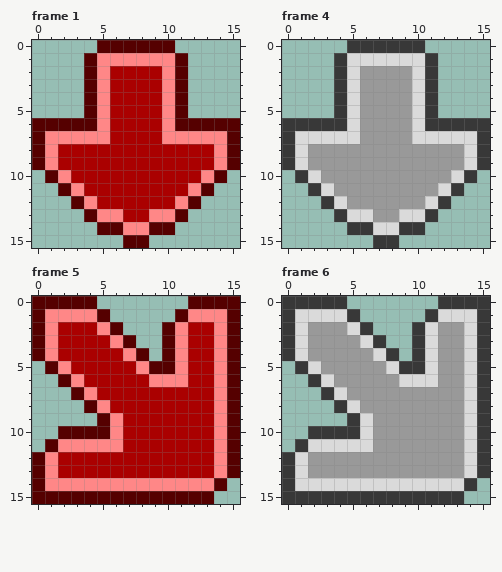
A pixel-art file gets an edit: art/arrow.aseprite. That is the earlier state.
16x16 pixels, 8 frames. Colours within 5 levels of each other are drawn and written as one. Shown: frame 1, frame 4, frame 5, frame 6. The commit also changed other frames, which this record leaves out.
Once edited:
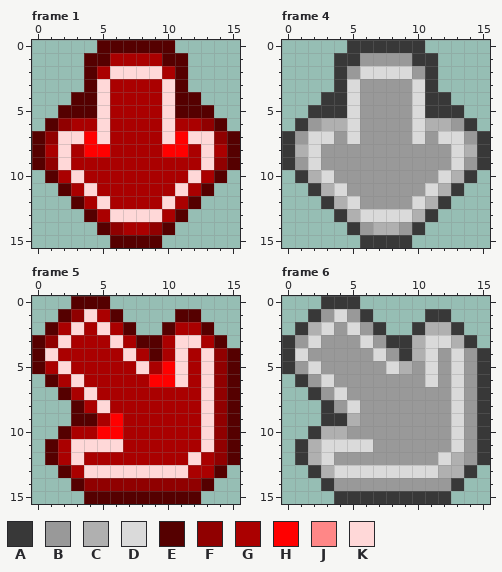
Palette (. is transparent): A #383838  B #999999  C #b0b0b0  D #dadada  E #550000  F #900000  G #aa0000  H #ff0000  J #ff8787  K #ffd8d8
Edits made:
Changed rows in their new state; - is an unchanged pixel.
Frame 1:
first column x 0:
 1 -----EGGGGE-----
 2 -----GKKKKG-----
 3 -----K----K-----
 4 ---E-K----K-E---
 5 --EE-K----K-EE--
 6 .-FGGK----KGGF-.
 7 -FKKHK----KHKKF-
 8 -GK-HH----HH-KG-
 9 -FK----------KF-
10 --GK--------KG--
11 ---GK------KG---
12 ----GK----KG----
13 -----GKKKKG-----
14 ------FGGF------
15 ------E--E------
Frame 4:
first column x 0:
 1 -----ABBBBA-----
 2 -----BDDDDB-----
 4 ---A--------A---
 5 --AA--------AA--
 6 .-BCC------CCB-.
 7 -B--B------B--B-
 8 -CD----------DC-
 9 -BD----------DB-
10 --CD--------DC--
11 ---CD------DC---
12 ----CD----DC----
13 -----C-DD-C-----
14 ------BCCB------
15 ------A--A------
Frame 5:
first column x 0:
 0 ...--E------....
 1 ..EFKGE-----E...
 2 .E-K-KGE---G-E..
 3 -FK---KGEEGKK-E.
 4 -K-----KGEGK-KF-
 5 EGK-----KGHK-KF-
 6 -EGK-----HHK-KF-
 7 --EGK--------KF-
 8 ---EGK-------KF-
 9 ---EEGH------KF-
10 ---GGHH------KF-
11 --GKKKK------KF-
12 .E-K--------K-F-
13 ..E-KKKKKKKK--E.
14 ...EFFFFFFFFFE.-
15 ....---------.--
Frame 6:
first column x 0:
 0 ...--A------....
 1 ..AB-BA-----A...
 2 .ACD--BA---CCA..
 3 -BD----BAAC-DCA.
 4 --------BAC--DB-
 5 AB-------CB--DB-
 6 -AB------BB--DB-
 7 --AB---------DB-
 8 ---AB--------DB-
 9 ---AACB------DB-
10 ---CCBB------DB-
11 --C----------DB-
12 .ACD--------DCB-
13 ..ACDDDDDDDDCCA.
14 ...ABBBBBBBBBA.-
15 ....---------.--
Boxes around the changes in both pictures, in picture pixels (x1, y1, x2, y2):
changed: (32, 53, 240, 248)
changed: (282, 53, 490, 248)
changed: (32, 296, 240, 504)
changed: (282, 296, 490, 504)
